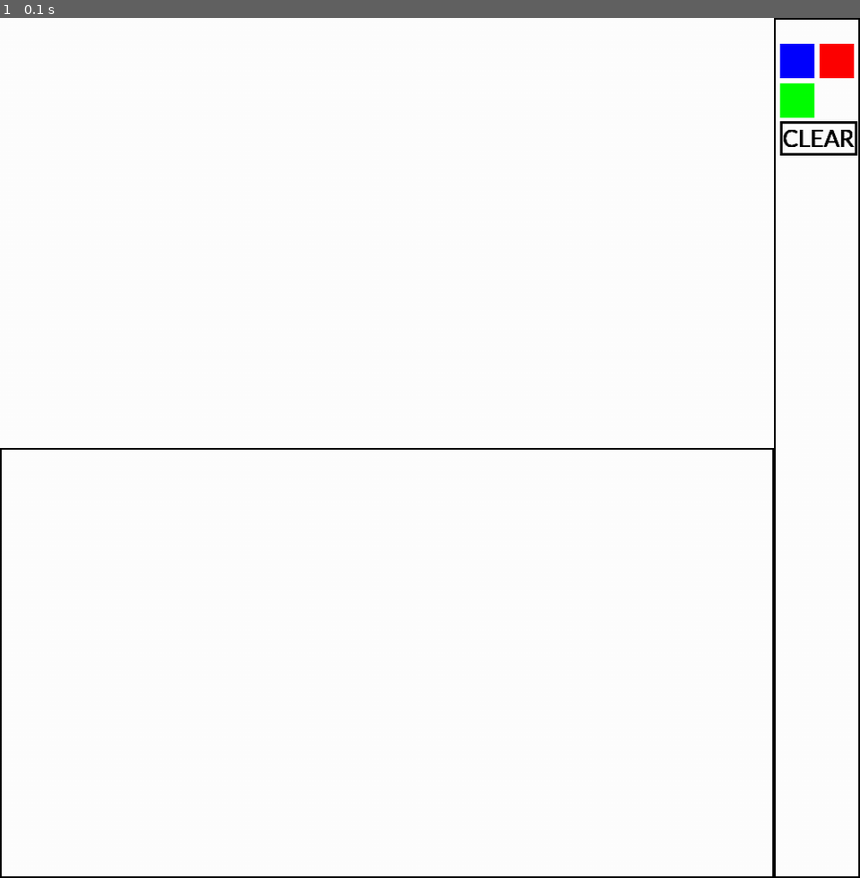
Above: before the commit, frame 1.
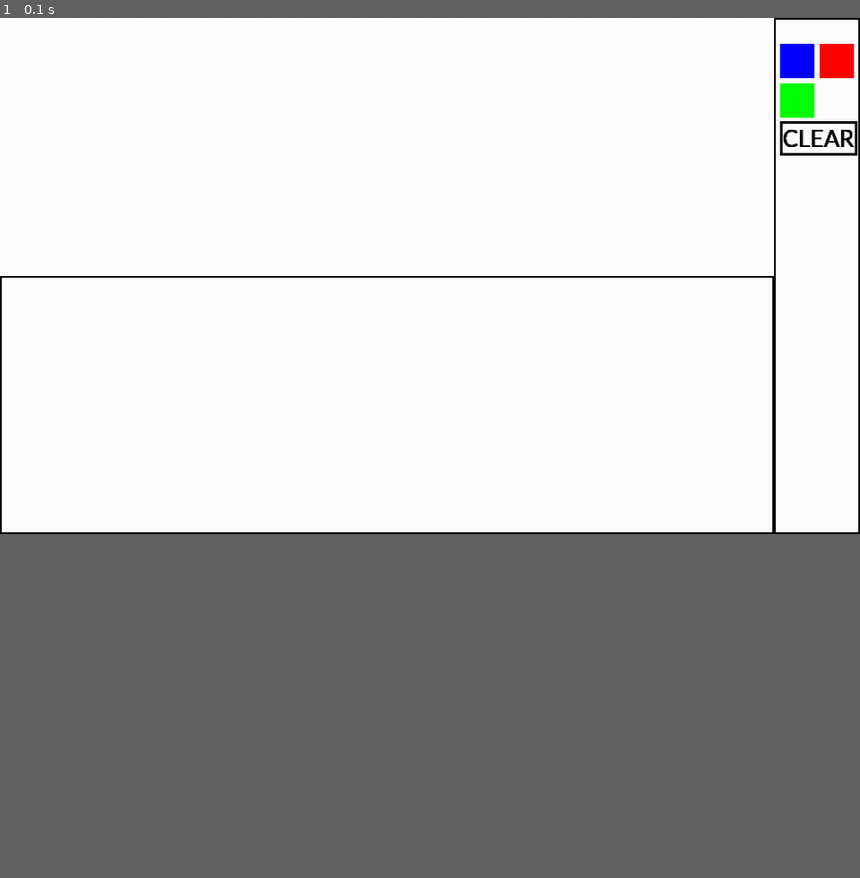
Above: after the commit, the same moment.

Repository: VEGA2003/applets
Game: pygame game, started from live_derivatives_pygame.py
Two runs of this game, one before a commit and one after it. Both use one fixed random seed, a clock stepped at 60 frames per second and the inputs below.
Inputs:
- Up to frame 1 (0.1 s): no input
In our replay, the window is 900x900 before the commit and 900x540 after it. These sizes can differ from the game's own. Grey fills any space a smaller window leaves; there, only what the larger window draws over its background counts as a difference.

The runs differ from the first frame. In frame 1, 1.3% of the frame differs, in the area x 0-100%, y 30-100%.

Commit message:
changed window size

Diff:
--- a/live_derivatives_pygame.py
+++ b/live_derivatives_pygame.py
@@ -5,7 +5,7 @@
 
 # Setting window size
 win_x = 1000
-win_y = 1000
+win_y = 600
 
 sidebar_width = 100
 
